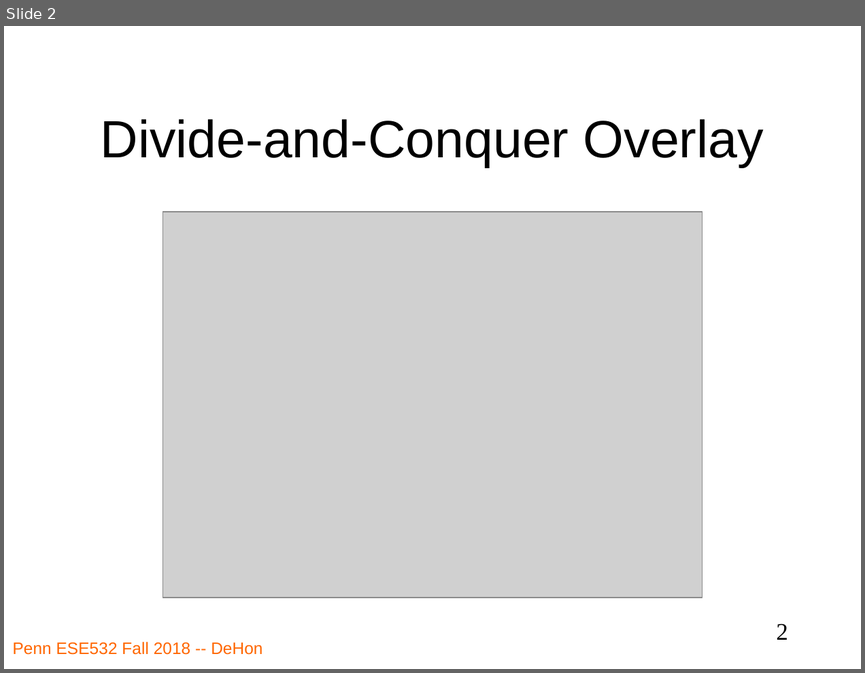
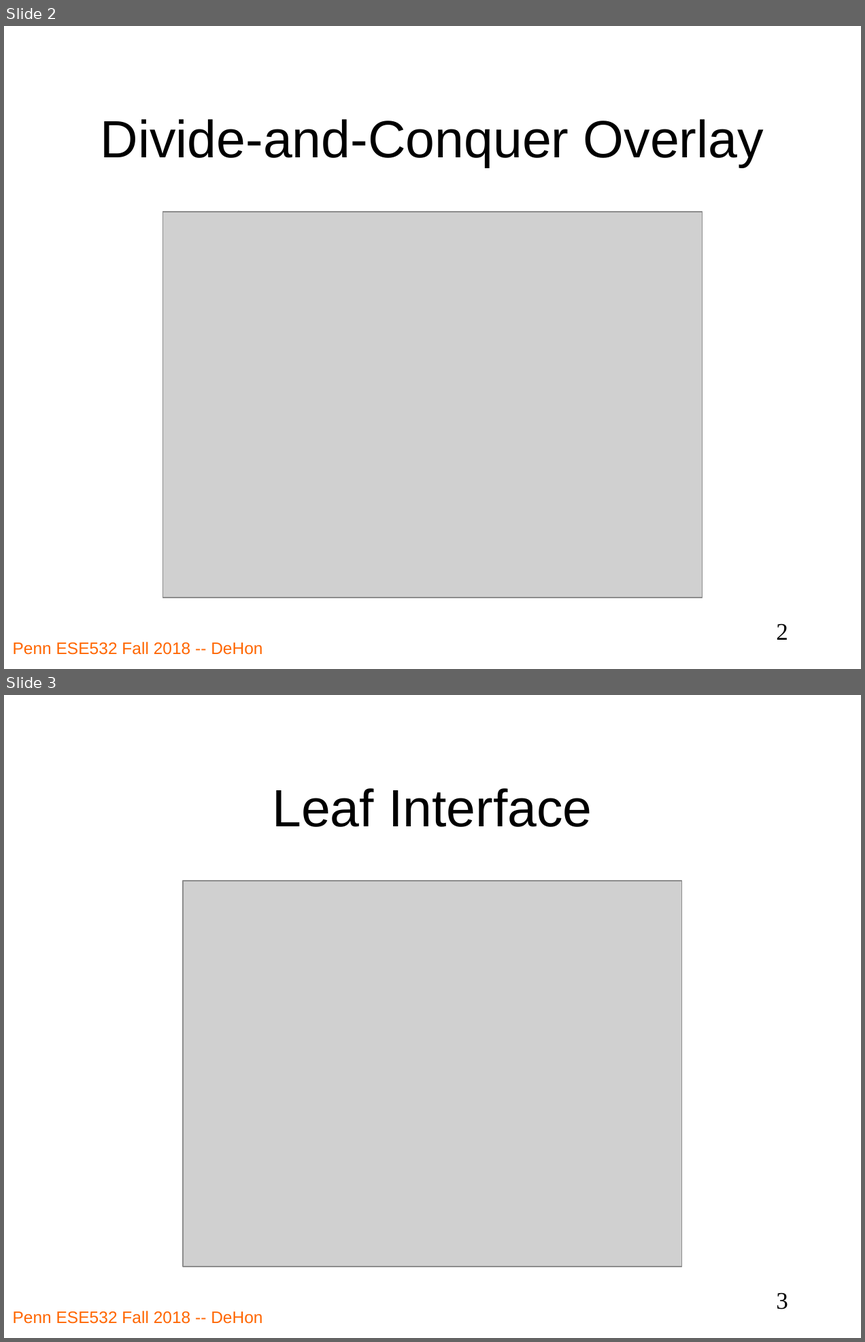
Before and after one commit to icgrp/doblink, a slide deck: planning/diagrams.pptx. Shown one above the other, each under a label of ours: slide 2 before the commit, slides 2 and 3 after it. The pictures are 865x673 and 865x1342 pixels, drawn with LibreOffice and Linux fonts; fonts in the diff are those of the drawing; grey boxes stand for pictures. Boxes give left, top, right and bottom in pixels: in the first picture for what was removed or moved away, otherwise in the second. Text is boxed around its words. In the diff, an @@ line names an element or a change of style, - is before the commit and + after.

Commit message:
more interfaces; pre-draw small net

```diff
--- a/planning/diagrams.pptx
+++ b/planning/diagrams.pptx
@@ slide 3 added at (x1=4, y1=695, x2=861, y2=1338), background #FFFFFF @@
@@ title added at (x1=272, y1=788, x2=592, y2=827), 44 pt, text #000000 @@
+Leaf Interface
@@ picture added at (x1=183, y1=881, x2=682, y2=1266) @@
@@ page number added at (x1=776, y1=1293, x2=788, y2=1309), 20 pt, text #000000 @@
+3
@@ text added at (x1=13, y1=1310, x2=262, y2=1323), 14 pt, text #FF6600 @@
+Penn ESE532 Fall 2018 -- DeHon
```
Also in this commit, not shown: 1 other file.
